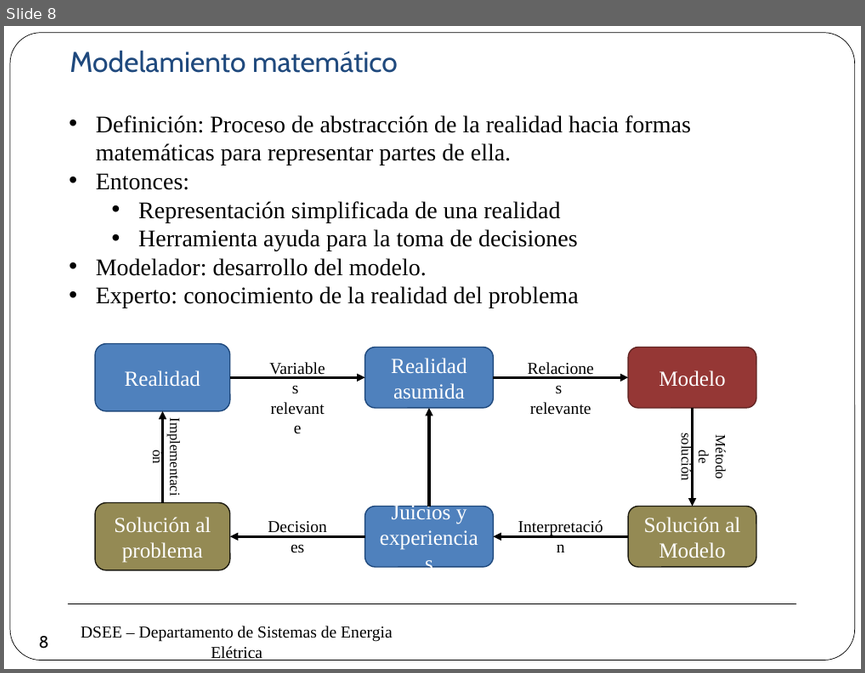
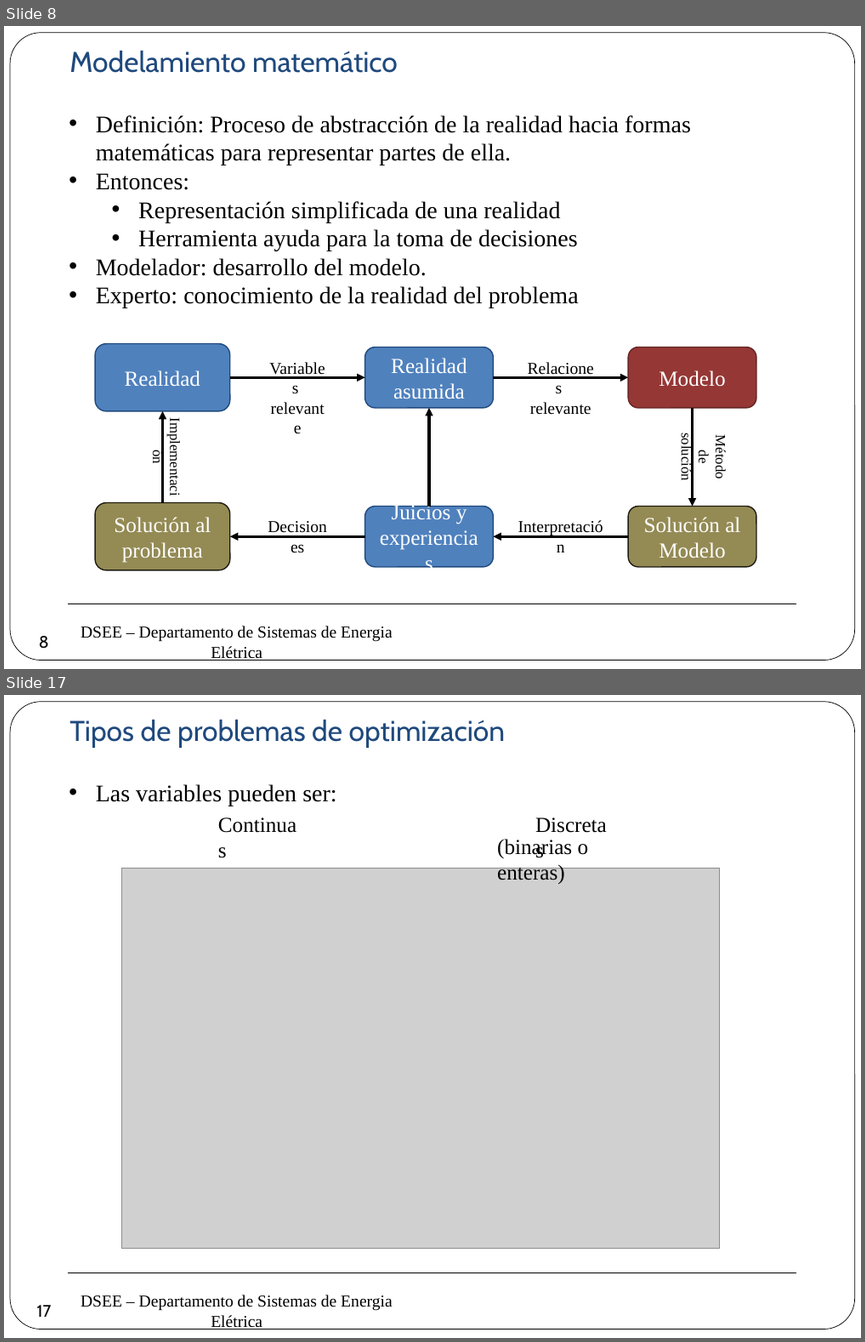
Before and after one commit to erikfilias/Power-Systems-Optimization-using-Julia-Language, a slide deck: 1. Lectures/Introducción a la Optimización aplicada a Sistemas de Energía Eléctrica/Dia 1/2. Modelamiento & Optimización.pptx. Shown one above the other, each under a label of ours: slide 8 before the commit, slides 8 and 17 after it; the slides between them are not shown. The pictures are 865x673 and 865x1342 pixels, drawn with LibreOffice and Linux fonts; fonts in the diff are those of the drawing; grey boxes stand for pictures; background and template pictures are left out. Boxes give left, top, right and bottom in pixels: in the first picture for what was removed or moved away, otherwise in the second. Text is boxed around its words. In the diff, an @@ line names an element or a change of style, - is before the commit and + after.

```diff
--- a/1. Lectures/Introducción a la Optimización aplicada a Sistemas de Energía Eléctrica/Dia 1/2. Modelamiento & Optimización.pptx
+++ b/1. Lectures/Introducción a la Optimización aplicada a Sistemas de Energía Eléctrica/Dia 1/2. Modelamiento & Optimización.pptx
@@ slide 17 added at box(4, 695, 861, 1338), background #FFFFFF; not listed: 3 template elements that a slide beside it also shows @@
@@ text added at box(69, 719, 506, 748), 24 pt, text #1F497D @@
+Tipos de problemas de optimización
@@ text added at box(96, 784, 336, 805), 20 pt, text #000000 @@
+• Las variables pueden ser:
@@ text added at box(210, 806, 306, 840), 18 pt, text #000000 @@
+Continuas
@@ text added at box(527, 806, 616, 840), 18 pt, text #000000 @@
+Discretas
@@ text added at box(497, 839, 589, 884), 18 pt, text #000000 @@
+(binarias o enteras)
@@ picture added at box(122, 868, 720, 1248) @@
@@ page number added at box(28, 1294, 61, 1327), 14 pt, text #000000 @@
+17
```
Also in this commit, not shown: 1 slide changed, 10 other slides added.
